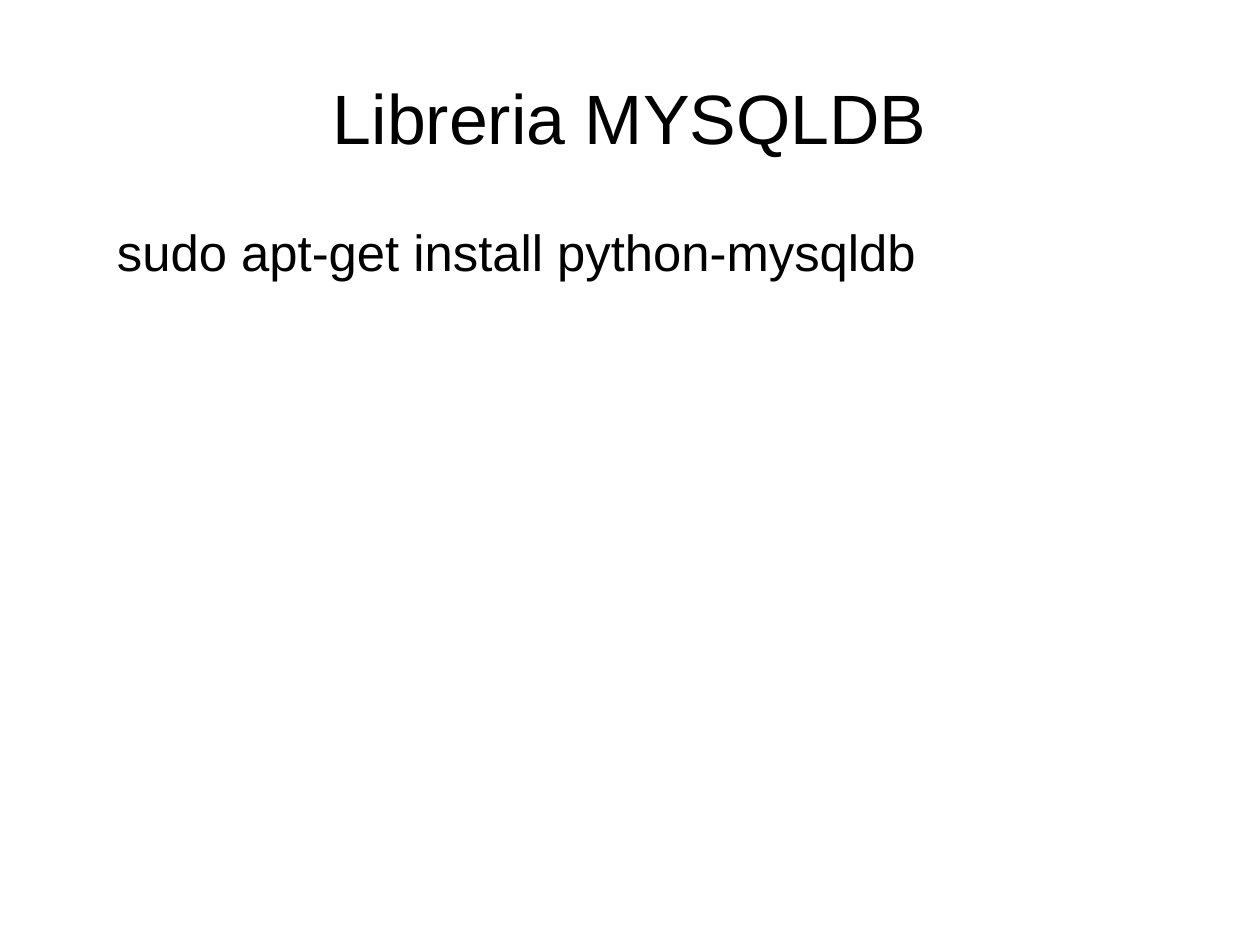
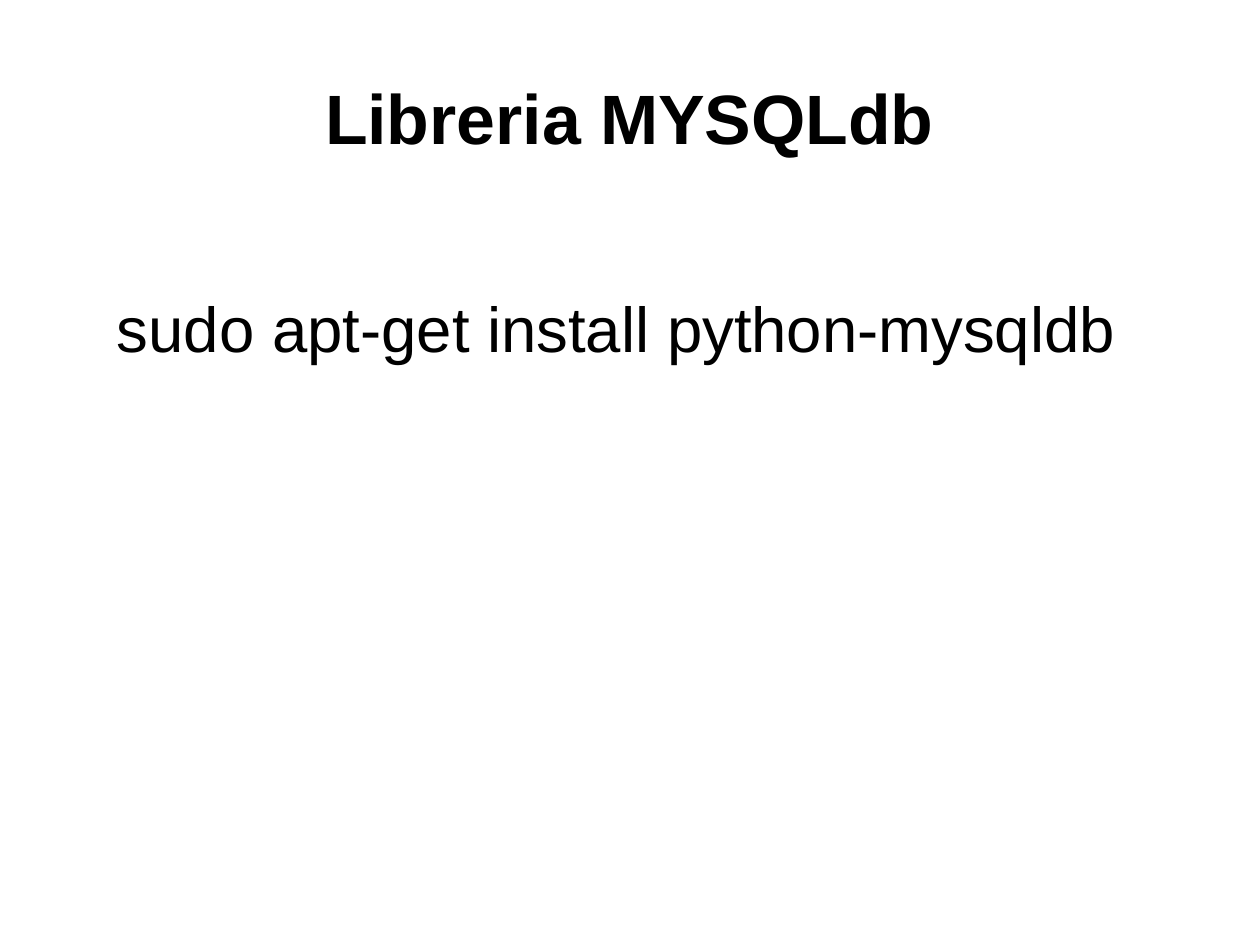
Before and after one commit to javacasm/CursoPythonCompleto, a slide deck: slide 53 of Base_de_Datos/BaseDeDatosPython.odp. Drawn at 1260x945 pixels with LibreOffice and Linux fonts; fonts in the diff are those of the drawing. Boxes give left, top, right and bottom in pixels: in the first picture for what was removed or moved away, otherwise in the second. Text is boxed around its words. In the diff, an @@ line names an element or a change of style, - is before the commit and + after.

```diff
--- a/Base_de_Datos/BaseDeDatosPython.odp
+++ b/Base_de_Datos/BaseDeDatosPython.odp
@@ title at <box>325,93,933,157</box>: text changed; bold on @@
-Libreria MYSQLDB
+Libreria MYSQLdb
@@ text "sudo apt-get install python-mysqldb": place and size @@
-text "sudo apt-get install python-mysqldb" at <box>117,234,916,282</box>
+text "sudo apt-get install python-mysqldb" at <box>117,306,1115,364</box>
@@ text "sudo apt-get install python-mysqldb" at <box>117,306,1115,364</box>: size 32 to 40 pt @@
```
Also in this commit, not shown: 17 other slides changed, 4 other files.
